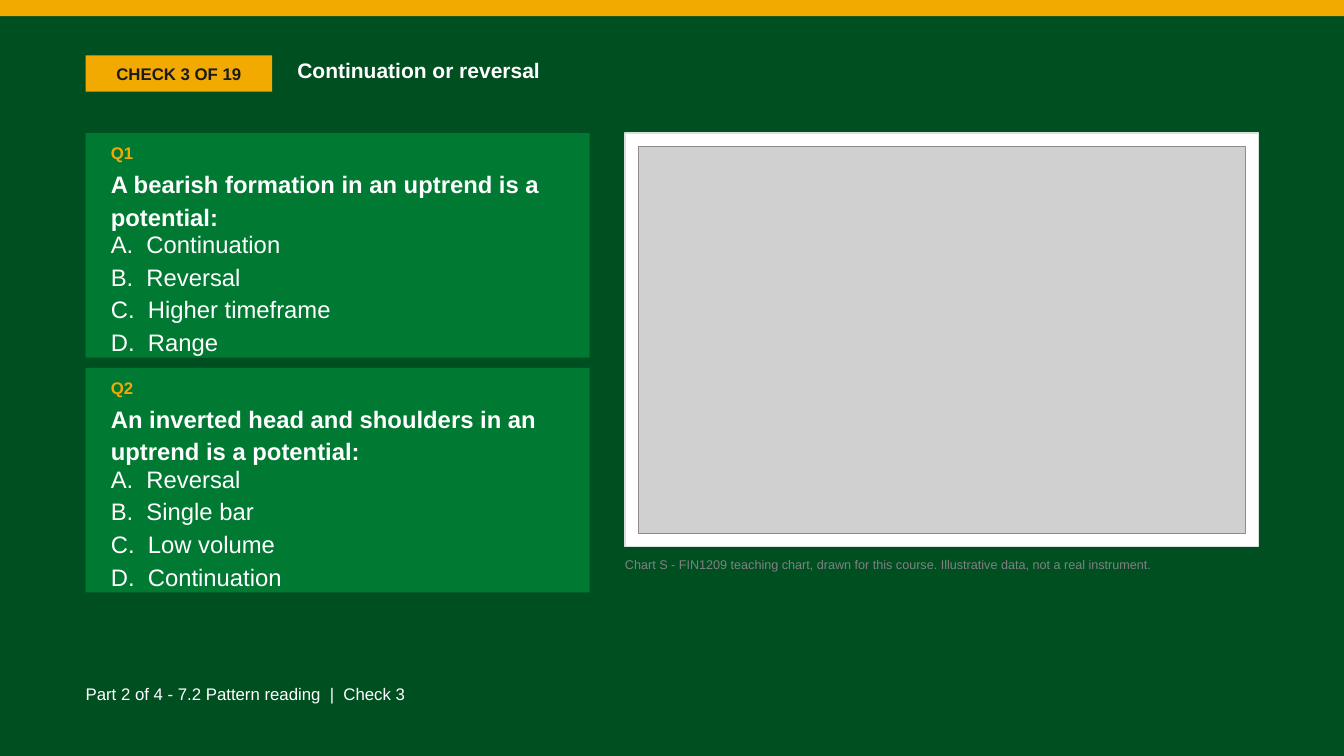
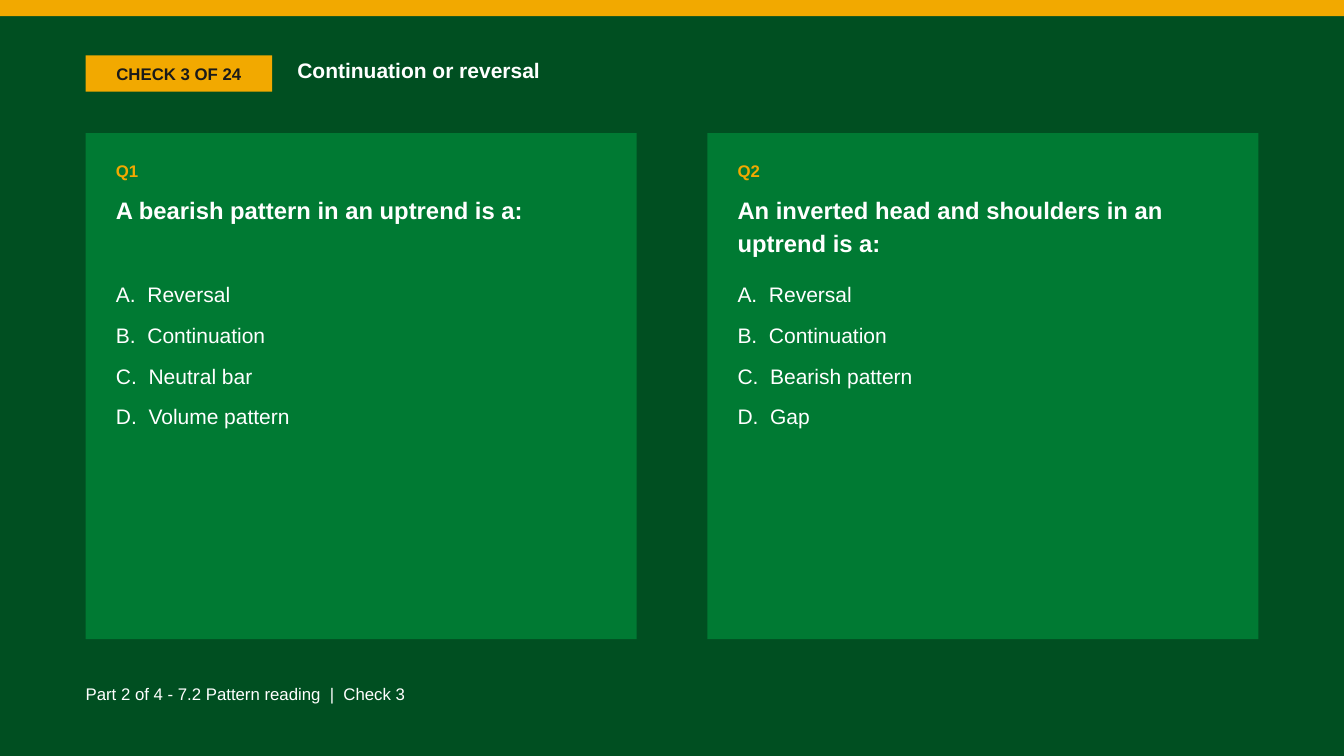
Before and after one commit to benjiesotelo-sudo/Telos_FIN1209, a slide deck: slide 19 of chapter-07/FIN1209-Chapter-07.pptx (slide 18 before the commit). Drawn at 1344x756 pixels with LibreOffice and Linux fonts; fonts in the diff are those of the drawing; grey boxes stand for pictures. Boxes give left, top, right and bottom in pixels: in the first picture for what was removed or moved away, otherwise in the second. Text is boxed around its words. In the diff, an @@ line names an element or a change of style, - is before the commit and + after.

```diff
--- a/chapter-07/FIN1209-Chapter-07.pptx
+++ b/chapter-07/FIN1209-Chapter-07.pptx
@@ text in rectangle at (116, 68, 242, 80): text changed @@
-CHECK 3 OF 19
+CHECK 3 OF 24
@@ rectangle: place and size @@
-rectangle at (86, 133, 590, 358)
+rectangle at (86, 133, 637, 639)
@@ rectangle removed at (625, 133, 1258, 546) @@
@@ picture removed at (638, 146, 1245, 533) @@
@@ rectangle: place and size @@
-rectangle at (86, 368, 590, 593)
+rectangle at (708, 133, 1259, 639)
@@ text "Q1": place and size @@
-text "Q1" at (111, 147, 133, 163)
+text "Q1" at (116, 165, 138, 181)
@@ text "Q2": place and size @@
-text "Q2" at (111, 382, 133, 398)
+text "Q2" at (738, 165, 760, 181)
@@ text at (116, 201, 522, 224): text changed @@
-A bearish formation in an uptrend is a potential:
+A bearish pattern in an uptrend is a:
@@ text at (738, 201, 1163, 257): text changed @@
-An inverted head and shoulders in an uptrend is a potential:
+An inverted head and shoulders in an uptrend is a:
@@ text at (116, 286, 289, 429): text changed; size 17 to 15 pt @@
-A. Continuation
-B. Reversal
-C. Higher timeframe
-D. Range
+A. Reversal
+B. Continuation
+C. Neutral bar
+D. Volume pattern
@@ text at (738, 286, 852, 303): size 17 to 15 pt in "A. Reversal"; line spacing 1.05 to 1.12; more space between paragraphs @@
@@ text "A. Reversal": place and size @@
-text "A. Reversal" at (111, 470, 282, 587)
+text "A. Reversal" at (738, 286, 912, 429)
@@ text at (738, 327, 912, 429): text changed; size 17 to 15 pt @@
-B. Single bar
-C. Low volume
-D. Continuation
+B. Continuation
+C. Bearish pattern
+D. Gap
@@ text removed at (625, 560, 1151, 572) @@
-Chart S - FIN1209 teaching chart, drawn for this course. Illustrative data, not a real instrument.
```
Also in this commit, not shown: 7 other slides changed, 128 slides added, 37 slides removed, 2 other files.
